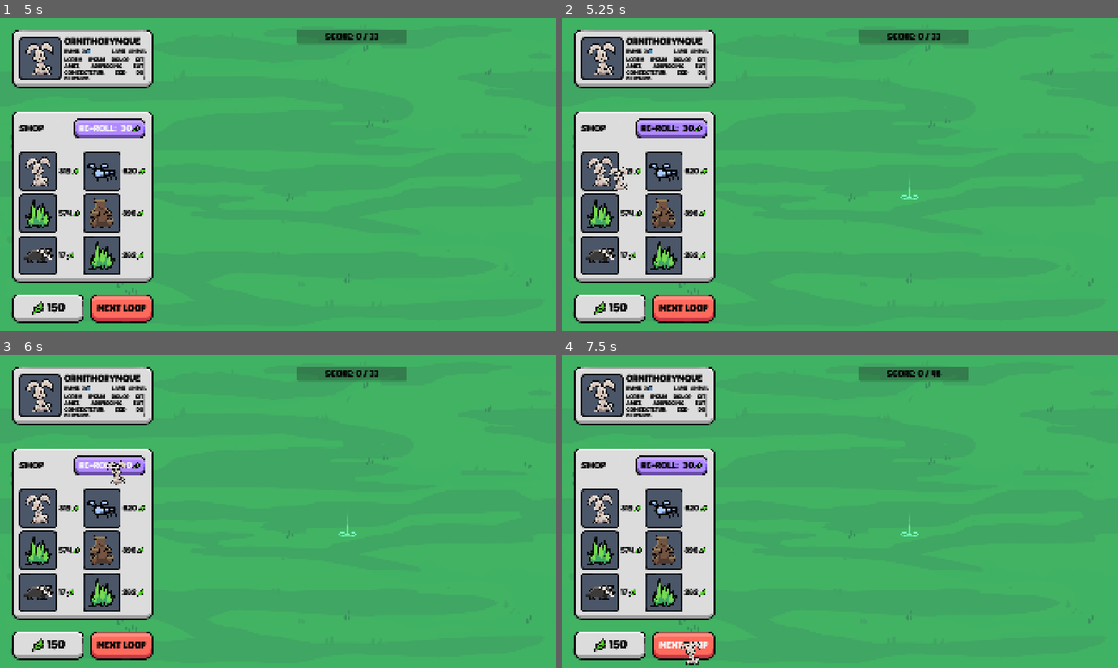
Above: before the commit, frames 1-4 (two rows, left to right).
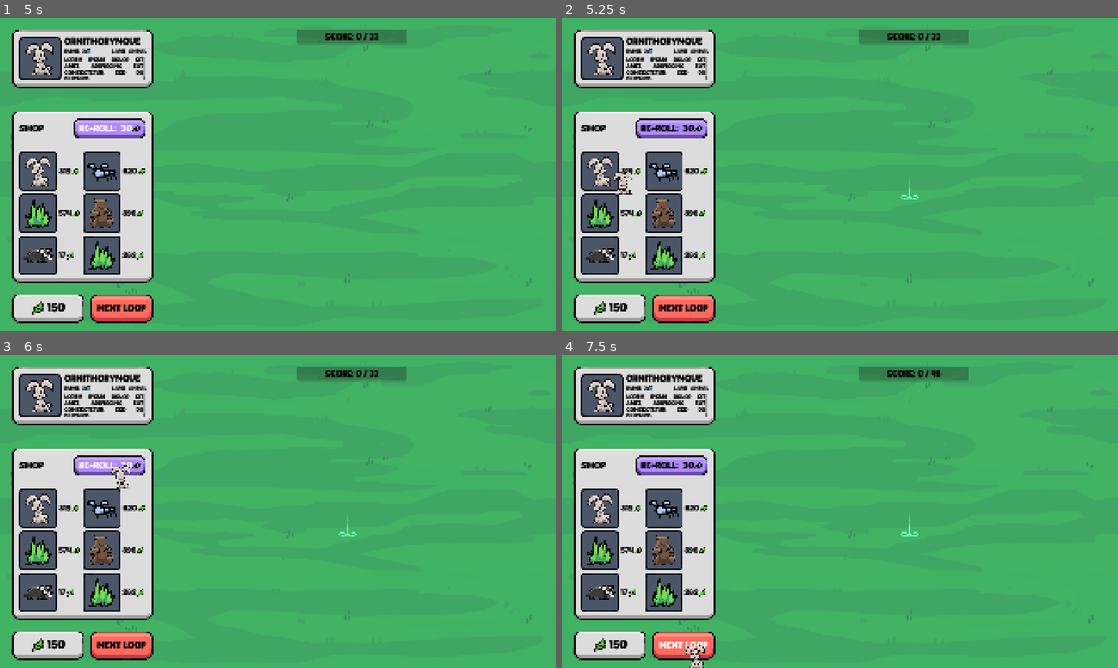
Above: after the commit, the same moments.

Repository: elliotfontaine/gmtk-2025-submission
Game: Godot game, scene res://scenes/main_menu.tscn
The game is run twice, just before and just after one commit, with the same random seed, the same clock (stepped at 60 frames per second) and the same inputs. The engine's default icon, where the game draws it, is replaced by a stand-in: a white triangle on a blue panel in a dark square.
Inputs (mouse positions are in pixels of both pictures, inside the frame that each line leads up to):
- Up to frame 1 (5 s): click "play." at 0.5 s; click (50, 171) at 1.27 s; click "Next Loop" at 2 s; click "Next Loop" at 2.75 s; click "RE-ROLL: 30" at 3.5 s; click "RE-ROLL: 30" at 4.25 s
- Up to frame 2 (5.25 s): click (612, 171) at 5.02 s
- Up to frame 3 (6 s): click "RE-ROLL: 30" at 5.75 s
- Up to frame 4 (7.5 s): click (612, 508) at 6.52 s; click "Next Loop" at 7.25 s

Frame 1 is identical in both runs. In frame 2, 0.2% of the frame differs, in the area x 8-13%, y 47-57%; in frame 3, 0.2%; in frame 4, 0.2%, in the area x 21-26%, y 91-100%.

Commit message:
what the fuck

Diff:
--- a/scenes/empty_slot.gd
+++ b/scenes/empty_slot.gd
@@ -1,8 +1,34 @@
 extends Node2D
+class_name Slot
+
+const SLOT = preload("res://assets/sprites/slot.png")
 
 signal pressed(index: int)
+signal hovered(slot: Slot)
+signal unhovered(slot: Slot)
 
 var index: int
 
+#@onready var sprite: Sprite2D = %Sprite2D
+
 func _on_texture_button_pressed() -> void:
 	pressed.emit(index)
+
+func _on_texture_button_mouse_entered() -> void:
+	hovered.emit(self)
+
+func _on_texture_button_mouse_exited() -> void:
+	unhovered.emit(self)
+
+
+##to be set to a creature's sprite
+#func set_texture(tex:CompressedTexture2D):
+	#sprite.texture = tex
+	#sprite.scale = Vector2(0.8,0.8)
+	#sprite.modulate = Color.html("a9dfd799")
+
+##to go back to the slot
+#func reset_texture() -> void:
+	#sprite.texture = SLOT
+	#sprite.scale = Vector2(1.0,1.0)
+	#sprite.modulate = Color.WHITE
--- a/scenes/empty_slot.tscn
+++ b/scenes/empty_slot.tscn
@@ -6,6 +6,9 @@
 [node name="EmptySlot" type="Node2D"]
 z_index = 1
 script = ExtResource("1_khjyt")
+
+[node name="Sprite2D" type="Sprite2D" parent="."]
+texture = ExtResource("1_rd32u")
 
 [node name="TextureButton" type="TextureButton" parent="."]
 anchors_preset = 8
@@ -21,7 +24,6 @@
 grow_vertical = 2
 mouse_default_cursor_shape = 2
 
-[node name="Sprite2D" type="Sprite2D" parent="."]
-texture = ExtResource("1_rd32u")
-
+[connection signal="mouse_entered" from="TextureButton" to="." method="_on_texture_button_mouse_entered"]
+[connection signal="mouse_exited" from="TextureButton" to="." method="_on_texture_button_mouse_exited"]
 [connection signal="pressed" from="TextureButton" to="." method="_on_texture_button_pressed"]
--- a/scenes/world.gd
+++ b/scenes/world.gd
@@ -23,7 +23,7 @@
 
 var creatures: Array[Creature]
 
-var empty_slots: Array[Node2D]
+var empty_slots: Array[Slot]
 
 var iterator: int
 
@@ -32,19 +32,22 @@
 ##placeholder system for naming the creatures
 var creature_tracker :int = 0
 
+var ghost_index :int = 0
+
 func _ready() -> void:
 	next_level()
-	set_ghost()
-
-func set_ghost() -> void:
+	init_ghost()
+
+func init_ghost() -> void:
 	ghost_creature.modulate = Color.html("a9dfd799")
 	ghost_creature.hide()
 
 ##to call whenever you affect the number of creatures in the loop
-func update_creature_positions(show_empty_slots: bool = false) -> void:
-	for slot in empty_slots:
-		slot.queue_free()
-	empty_slots.clear()
+func update_creature_positions(show_empty_slots: bool = false, show_ghost :bool = false) -> void:
+	if not empty_slots.size() == 1:
+		for slot in empty_slots:
+			slot.queue_free()
+		empty_slots.clear()
 
 	var creature_amount :int = creatures.size()
 
@@ -55,15 +58,18 @@
 	if creature_amount == 1 && not show_empty_slots:
 		creatures[0].position = Vector2.ZERO
 
-	elif creature_amount == 0 && show_empty_slots:
+	if creature_amount == 0 && show_empty_slots && not show_ghost:
 		var new_slot := EMPTY_SLOT.instantiate()
 		new_slot.pressed.connect(_on_slot_pressed)
+		new_slot.hovered.connect(_on_slot_hovered)
+		new_slot.unhovered.connect(_on_slot_unhovered)
 		new_slot.index = 0
 		add_child(new_slot)
 		new_slot.position = Vector2.ZERO
 		empty_slots.append(new_slot)
 
-	else:
+	elif not show_ghost:
+		ghost_creature.hide()
 		var i: int = 0
 		for creature: Creature in creatures:
 			var angle = ((2 * PI * i) / creature_amount) - PI / 2
@@ -74,10 +80,42 @@
 			if show_empty_slots:
 				var new_slot := EMPTY_SLOT.instantiate()
 				new_slot.pressed.connect(_on_slot_pressed)
+				new_slot.hovered.connect(_on_slot_hovered)
+				new_slot.unhovered.connect(_on_slot_unhovered)
 				new_slot.index = i
 				add_child(new_slot)
 				new_slot.position.x = radius * cos(angle + (PI / creature_amount))
 				new_slot.position.y = radius * sin(angle + (PI / creature_amount))
+				empty_slots.append(new_slot)
+
+	else:
+
+		ghost_creature.show()
+		var haunted_creatures = creatures.duplicate()
+		haunted_creatures.insert(ghost_index,ghost_creature)
+		creature_amount = haunted_creatures.size()
+		radius = (get_viewport().get_visible_rect().size.y/2.0) * creature_amount * initial_radius
+		radius = max(radius,200.0)
+		var i: int = 0
+		for creature: Creature in haunted_creatures:
+			var angle = ((2 * PI * i) / creature_amount) - PI / 2
+			creature.position.x = radius * cos(angle)
+			creature.position.y = radius * sin(angle)
+
+			var offset :float = PI / creature_amount
+			#if i == ghost_index:
+				#offset = 0
+
+			i += 1
+			if show_empty_slots && not i == ghost_index+1:
+				var new_slot := EMPTY_SLOT.instantiate()
+				new_slot.pressed.connect(_on_slot_pressed)
+				new_slot.hovered.connect(_on_slot_hovered)
+				new_slot.unhovered.connect(_on_slot_unhovered)
+				new_slot.index = i
+				add_child(new_slot)
+				new_slot.position.x = radius * cos(angle + offset)
+				new_slot.position.y = radius * sin(angle + offset)
 				empty_slots.append(new_slot)
 
 
@@ -525,6 +563,19 @@
 
 #endregion
 
+#region ghost manager
+
+func _on_slot_hovered(slot:Slot) -> void:
+	ghost_index = slot.index -1
+	update_creature_positions(true,true)
+
+func _on_slot_unhovered(slot:Slot) -> void:
+	ghost_index = 0
+	ghost_creature.hide()
+	update_creature_positions(true)
+
+#endregion
+
 #region music controls
 
 var bgm_calm = 1
--- a/scenes/world.tscn
+++ b/scenes/world.tscn
@@ -58,8 +58,8 @@
 
 [node name="FloatingCreature" parent="UI" instance=ExtResource("2_036b0")]
 unique_name_in_owner = true
-position = Vector2(0, 1)
 scale = Vector2(0.25, 0.25)
+offset = Vector2(160, 160)
 
 [node name="MarginContainer" type="MarginContainer" parent="UI"]
 anchors_preset = 15
